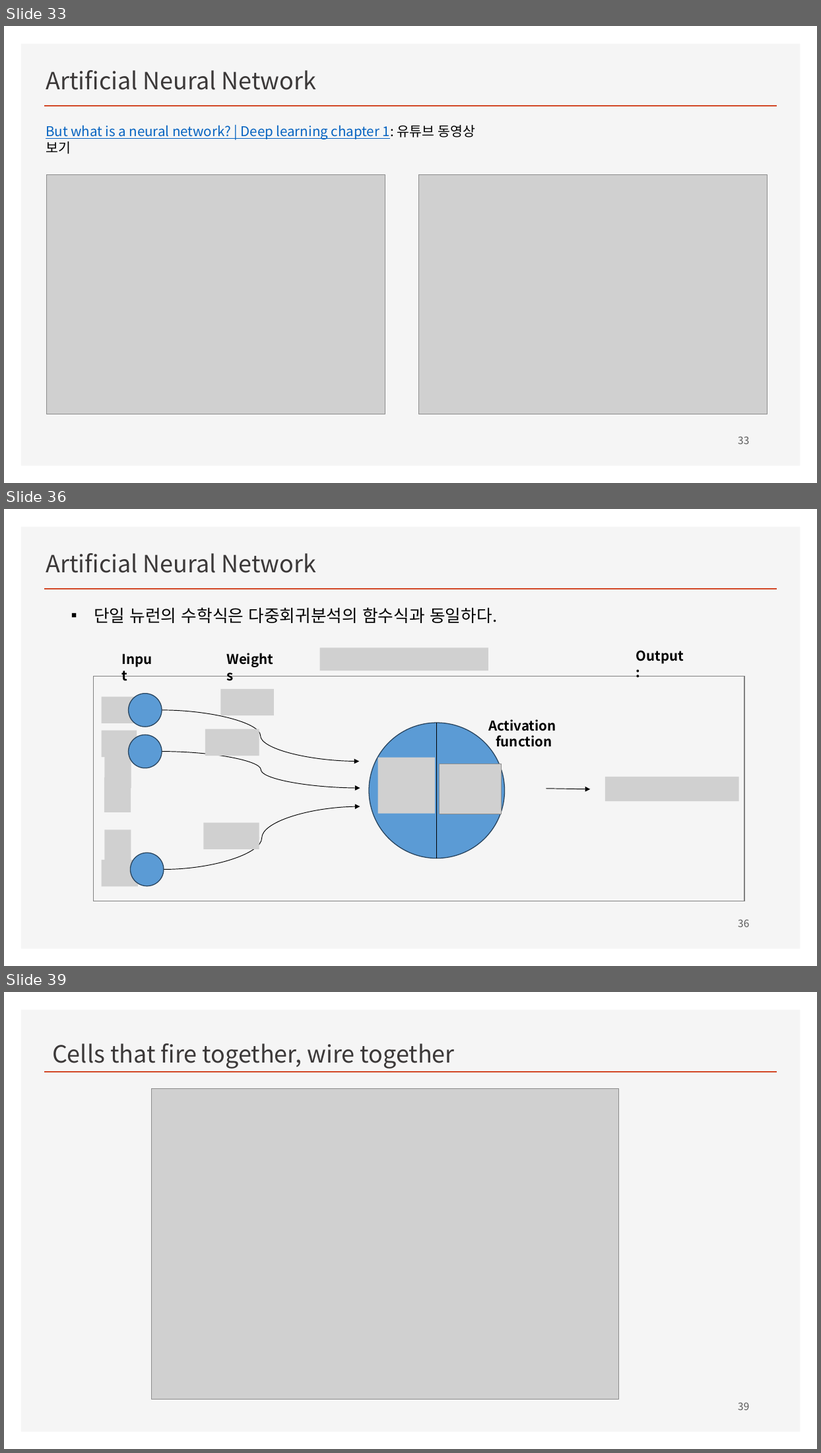
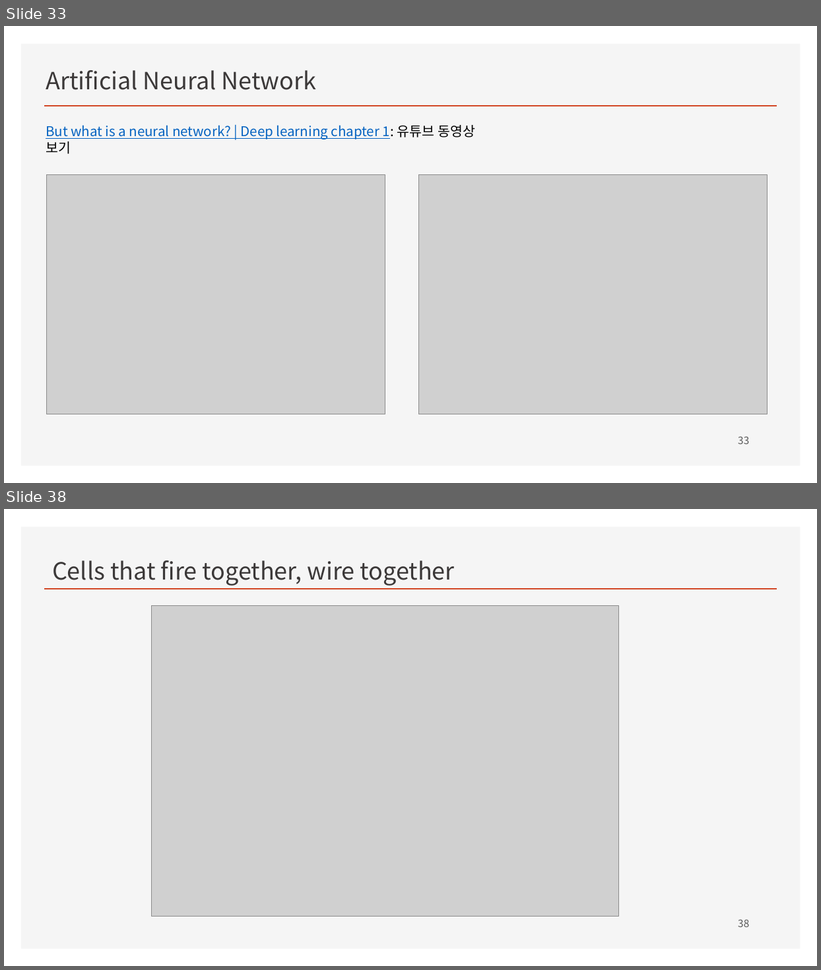
Before and after one commit to ancestor9/mathematics-for-machine-learning, a slide deck: Linear_Algebra/w4_Perceptron_Regression.pptx. Shown one above the other, each under a label of ours: slides 33, 36 and 39 before the commit, slides 33 and 38 after it; the slides between them are not shown. The pictures are 821x1453 and 821x970 pixels, drawn with LibreOffice and Linux fonts; fonts in the diff are those of the drawing; grey boxes stand for pictures; background and template pictures are left out. Boxes give left, top, right and bottom in pixels: in the first picture for what was removed or moved away, otherwise in the second. Text is boxed around its words. In the diff, an @@ line names an element or a change of style, - is before the commit and + after.

```diff
--- a/Linear_Algebra/w4_Perceptron_Regression.pptx
+++ b/Linear_Algebra/w4_Perceptron_Regression.pptx
@@ slide 36 removed at (x1=4, y1=509, x2=817, y2=966), background #FFFFFF; not listed: 2 template elements that a slide beside it also shows @@
@@ text removed at (x1=46, y1=553, x2=316, y2=573) @@
-Artificial Neural Network
@@ text removed at (x1=94, y1=607, x2=497, y2=623) @@
-▪ 단일 뉴런의 수학식은 다중회귀분석의 함수식과 동일하다.
@@ text removed at (x1=116, y1=648, x2=161, y2=671) @@
-Input
@@ text removed at (x1=220, y1=648, x2=285, y2=671) @@
-Weights
@@ picture removed at (x1=320, y1=648, x2=488, y2=671) @@
@@ text removed at (x1=636, y1=650, x2=684, y2=664) @@
-Output:
@@ rectangle removed at (x1=94, y1=676, x2=745, y2=901) @@
@@ picture removed at (x1=102, y1=697, x2=137, y2=723) @@
@@ ellipse removed at (x1=129, y1=694, x2=162, y2=727) @@
@@ picture removed at (x1=220, y1=689, x2=274, y2=716) @@
@@ curved arrow removed from (162, 710) to (360, 762) @@
@@ ellipse removed at (x1=370, y1=723, x2=505, y2=859) @@
@@ line removed from (437, 723) to (437, 859) @@
@@ text removed at (x1=488, y1=720, x2=556, y2=747) @@
-Activation
-function
@@ picture removed at (x1=102, y1=730, x2=137, y2=757) @@
@@ ellipse removed at (x1=129, y1=735, x2=162, y2=769) @@
@@ picture removed at (x1=205, y1=729, x2=259, y2=756) @@
@@ picture removed at (x1=104, y1=754, x2=131, y2=788) @@
@@ curved arrow removed from (162, 752) to (360, 788) @@
@@ picture removed at (x1=378, y1=758, x2=435, y2=814) @@
@@ picture removed at (x1=440, y1=764, x2=502, y2=815) @@
@@ picture removed at (x1=104, y1=778, x2=131, y2=813) @@
@@ picture removed at (x1=605, y1=777, x2=740, y2=801) @@
@@ arrow removed from (547, 789) to (590, 789) @@
@@ curved arrow removed from (164, 869) to (360, 807) @@
@@ picture removed at (x1=203, y1=823, x2=259, y2=850) @@
@@ picture removed at (x1=104, y1=830, x2=131, y2=865) @@
@@ picture removed at (x1=102, y1=860, x2=138, y2=887) @@
@@ ellipse removed at (x1=130, y1=853, x2=164, y2=887) @@
@@ page number removed at (x1=738, y1=920, x2=749, y2=927) @@
-36
@@ what was slide 39 is now slide 38 @@
@@ page number at (x1=738, y1=920, x2=749, y2=927): text changed @@
-39
+38
```
Also in this commit, not shown: 4 slides changed, 1 slide added.
